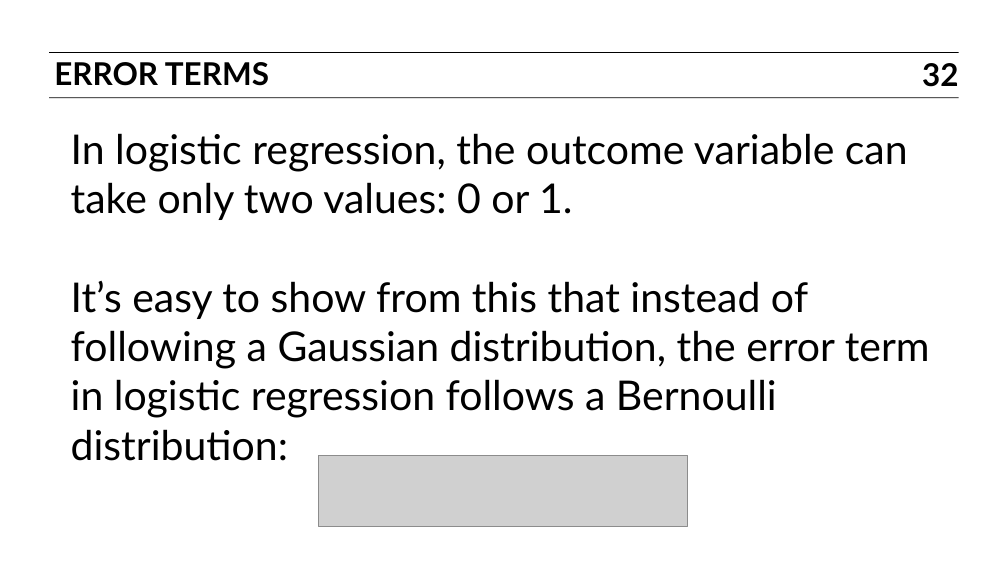
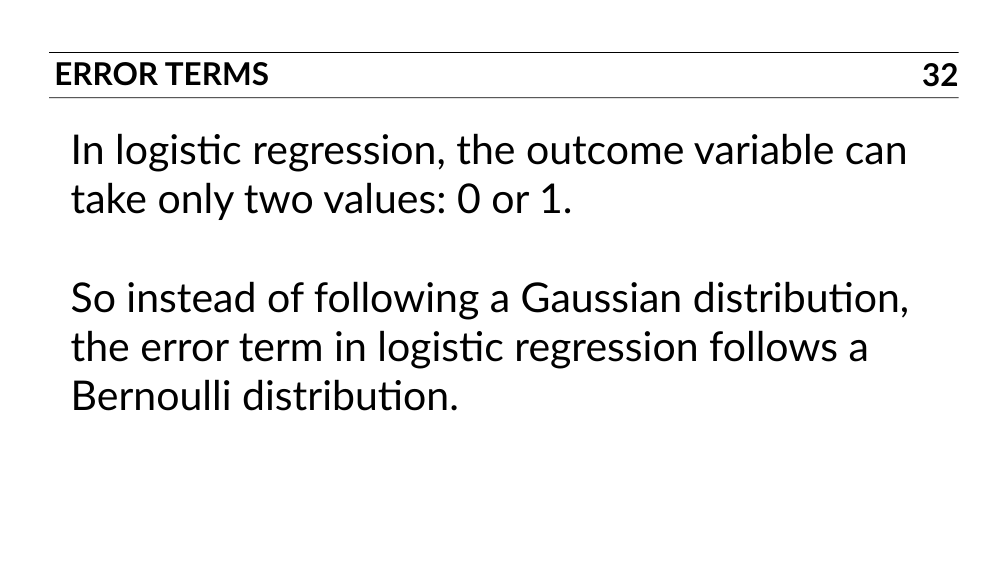
Before and after one commit to ajschumacher/gadsdc, a slide deck: slide 32 of 09-logistic/slides.pptx. Drawn at 1008x566 pixels with LibreOffice and Linux fonts; fonts in the diff are those of the drawing; grey boxes stand for pictures. Boxes give left, top, right and bottom in pixels: in the first picture for what was removed or moved away, otherwise in the second. Text is boxed around its words. In the diff, an @@ line names an element or a change of style, - is before the commit and + after.

Commit message:
fix strange Bernoulli

```diff
--- a/09-logistic/slides.pptx
+++ b/09-logistic/slides.pptx
@@ text at bbox=[71, 281, 909, 411]: text changed @@
-It’s easy to show from this that instead of following a Gaussian distribution, the error term in logistic regression follows a Bernoulli distribution:
+So instead of following a Gaussian distribution, the error term in logistic regression follows a Bernoulli distribution.
@@ picture removed at bbox=[319, 455, 688, 526] @@
```
Also in this commit, not shown: 2 other slides changed.
